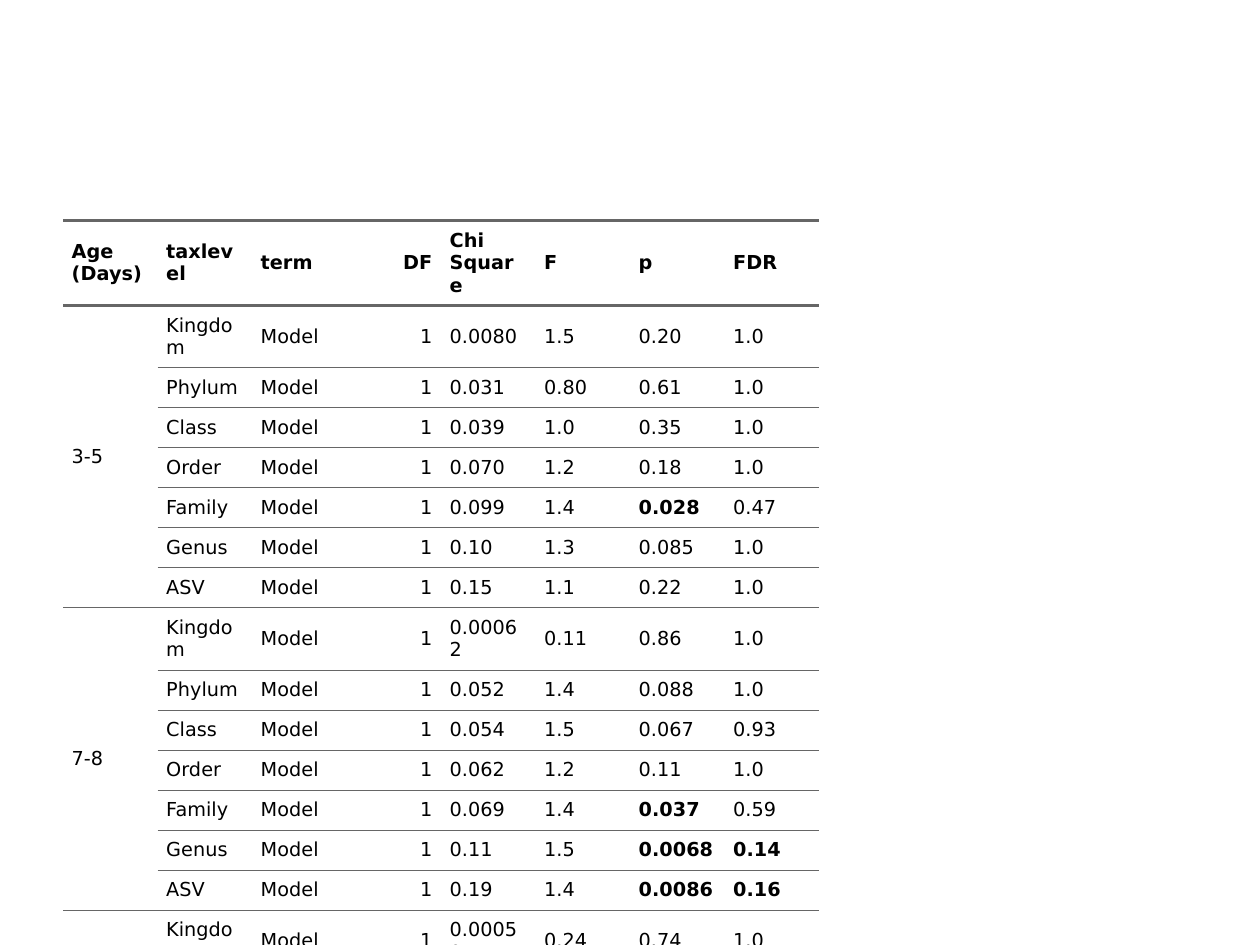
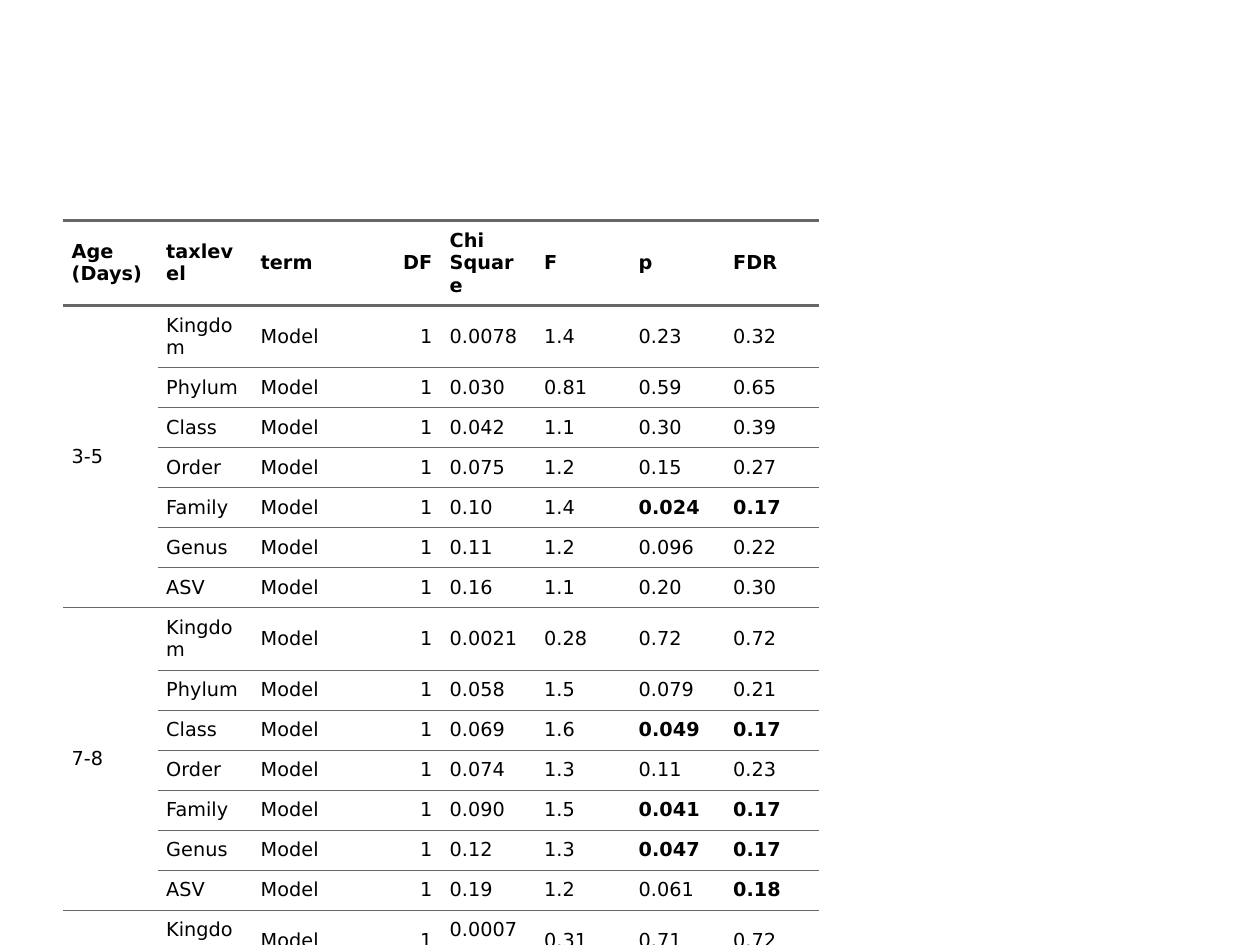
Before and after one commit to cramjaco/Hatchery2021AmpliconsAnalysis, a slide deck: slide 1 of Tables/Metabeast.pptx. Drawn at 1260x945 pixels with LibreOffice and Linux fonts; fonts in the diff are those of the drawing. Boxes give left, top, right and bottom in pixels: in the first picture for what was removed or moved away, otherwise in the second. Text is boxed around its words. In the diff, an @@ line names an element or a change of style, - is before the commit and + after.

```diff
--- a/Tables/Metabeast.pptx
+++ b/Tables/Metabeast.pptx
@@ table at bbox=[63, 220, 819, 941] @@
-row 2: 3-5 | Kingdom | Model | 1 | 0.0080 | 1.5 | 0.20 | 1.0
+row 2: 3-5 | Kingdom | Model | 1 | 0.0078 | 1.4 | 0.23 | 0.32
-row 3:  | Phylum | Model | 1 | 0.031 | 0.80 | 0.61 | 1.0
+row 3:  | Phylum | Model | 1 | 0.030 | 0.81 | 0.59 | 0.65
-row 4:  | Class | Model | 1 | 0.039 | 1.0 | 0.35 | 1.0
+row 4:  | Class | Model | 1 | 0.042 | 1.1 | 0.30 | 0.39
-row 5:  | Order | Model | 1 | 0.070 | 1.2 | 0.18 | 1.0
+row 5:  | Order | Model | 1 | 0.075 | 1.2 | 0.15 | 0.27
-row 6:  | Family | Model | 1 | 0.099 | 1.4 | 0.028 | 0.47
+row 6:  | Family | Model | 1 | 0.10 | 1.4 | 0.024 | 0.17
-row 7:  | Genus | Model | 1 | 0.10 | 1.3 | 0.085 | 1.0
+row 7:  | Genus | Model | 1 | 0.11 | 1.2 | 0.096 | 0.22
-row 8:  | ASV | Model | 1 | 0.15 | 1.1 | 0.22 | 1.0
+row 8:  | ASV | Model | 1 | 0.16 | 1.1 | 0.20 | 0.30
-row 9: 7-8 | Kingdom | Model | 1 | 0.00062 | 0.11 | 0.86 | 1.0
+row 9: 7-8 | Kingdom | Model | 1 | 0.0021 | 0.28 | 0.72 | 0.72
-row 10:  | Phylum | Model | 1 | 0.052 | 1.4 | 0.088 | 1.0
+row 10:  | Phylum | Model | 1 | 0.058 | 1.5 | 0.079 | 0.21
-row 11:  | Class | Model | 1 | 0.054 | 1.5 | 0.067 | 0.93
+row 11:  | Class | Model | 1 | 0.069 | 1.6 | 0.049 | 0.17
-row 12:  | Order | Model | 1 | 0.062 | 1.2 | 0.11 | 1.0
+row 12:  | Order | Model | 1 | 0.074 | 1.3 | 0.11 | 0.23
-row 13:  | Family | Model | 1 | 0.069 | 1.4 | 0.037 | 0.59
+row 13:  | Family | Model | 1 | 0.090 | 1.5 | 0.041 | 0.17
-row 14:  | Genus | Model | 1 | 0.11 | 1.5 | 0.0068 | 0.14
+row 14:  | Genus | Model | 1 | 0.12 | 1.3 | 0.047 | 0.17
-row 15:  | ASV | Model | 1 | 0.19 | 1.4 | 0.0086 | 0.16
+row 15:  | ASV | Model | 1 | 0.19 | 1.2 | 0.061 | 0.18
-row 16: 10-12 | Kingdom | Model | 1 | 0.00050 | 0.24 | 0.74 | 1.0
+row 16: 10-12 | Kingdom | Model | 1 | 0.00071 | 0.31 | 0.71 | 0.72
-row 17:  | Phylum | Model | 1 | 0.029 | 1.3 | 0.19 | 1.0
+row 17:  | Phylum | Model | 1 | 0.023 | 0.94 | 0.35 | 0.40
-row 18:  | Class | Model | 1 | 0.030 | 1.3 | 0.16 | 1.0
+row 18:  | Class | Model | 1 | 0.026 | 0.99 | 0.31 | 0.39
-row 19:  | Order | Model | 1 | 0.042 | 1.4 | 0.066 | 0.93
+row 19:  | Order | Model | 1 | 0.039 | 1.2 | 0.20 | 0.30
-row 20:  | Family | Model | 1 | 0.047 | 1.4 | 0.041 | 0.61
+row 20:  | Family | Model | 1 | 0.044 | 1.2 | 0.12 | 0.24
-row 21:  | Genus | Model | 1 | 0.080 | 1.7 | 0.00030 | 0.0063
+row 21:  | Genus | Model | 1 | 0.084 | 1.7 | 0.0010 | 0.021
-row 22:  | ASV | Model | 1 | 0.15 | 1.7 | 0.024 | 0.42
+row 22:  | ASV | Model | 1 | 0.17 | 1.7 | 0.019 | 0.17
```
Also in this commit, not shown: 16 other files.
